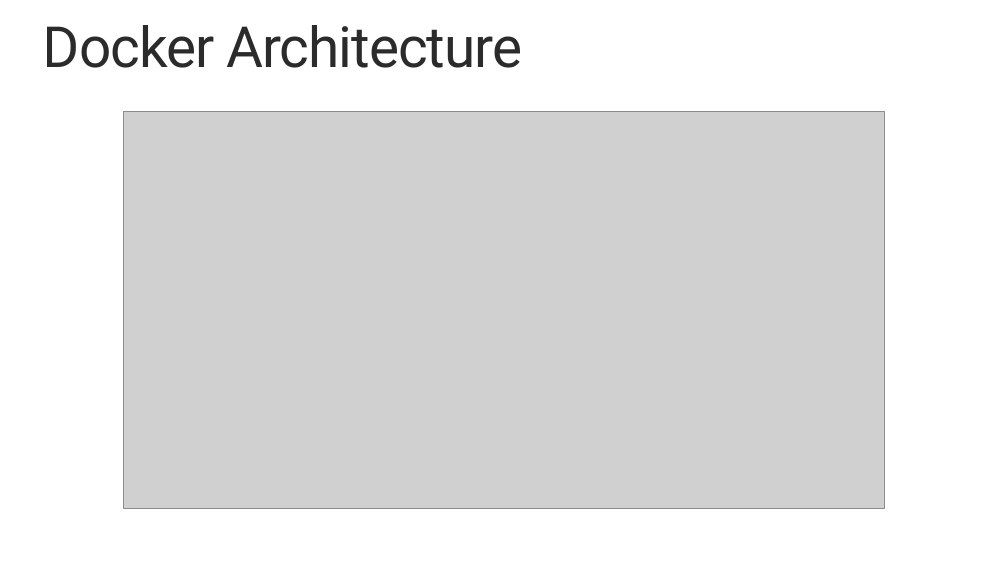
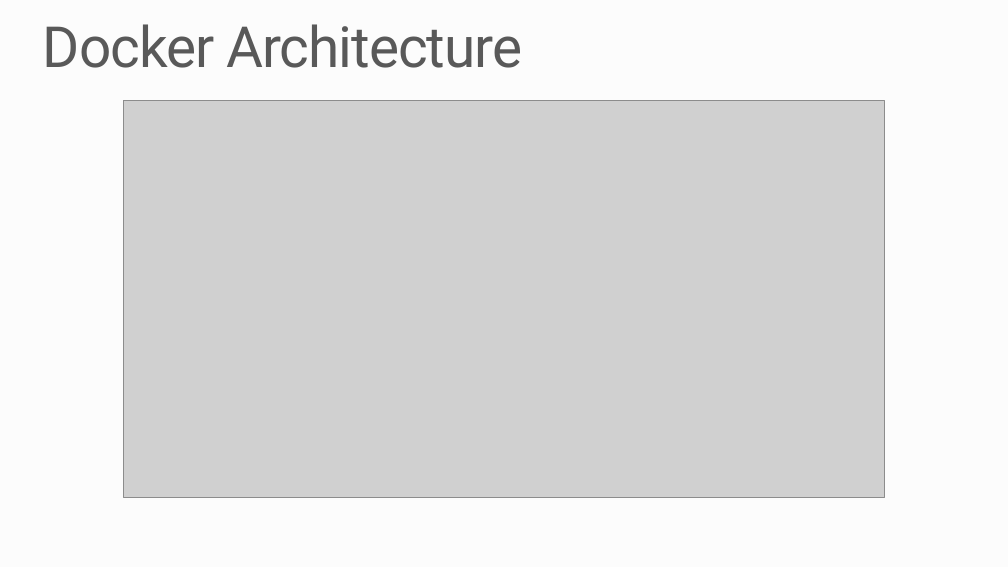
Before and after one commit to MSRConnections/Azure-training-course, a slide deck: slide 4 of Content/Container Service/Azure Container Service.pptx. Drawn at 1008x567 pixels with LibreOffice and Linux fonts; fonts in the diff are those of the drawing; grey boxes stand for pictures; background and template pictures are left out. Boxes give left, top, right and bottom in pixels: in the first picture for what was removed or moved away, otherwise in the second. Text is boxed around its words. In the diff, an @@ line names an element or a change of style, - is before the commit and + after.

```diff
--- a/Content/Container Service/Azure Container Service.pptx
+++ b/Content/Container Service/Azure Container Service.pptx
@@ background #FFFFFF to #FCFCFC @@
@@ title "Docker Architecture" at [43,24,522,68]: text colour #292929 to #595959 @@
@@ picture: place and size @@
-picture at [124,111,885,508]
+picture at [124,101,885,498]
```
Also in this commit, not shown: 8 other slides changed.
